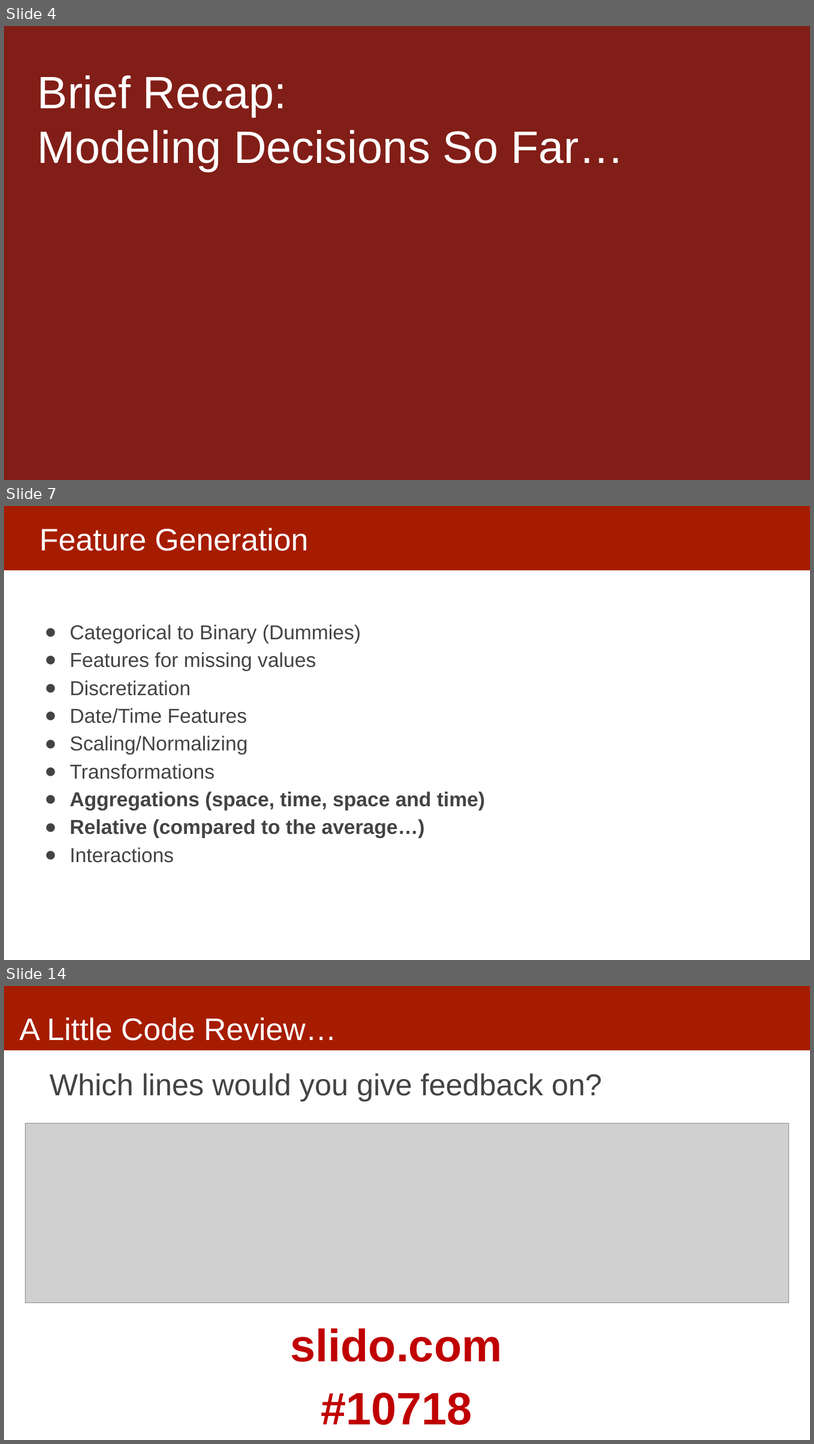
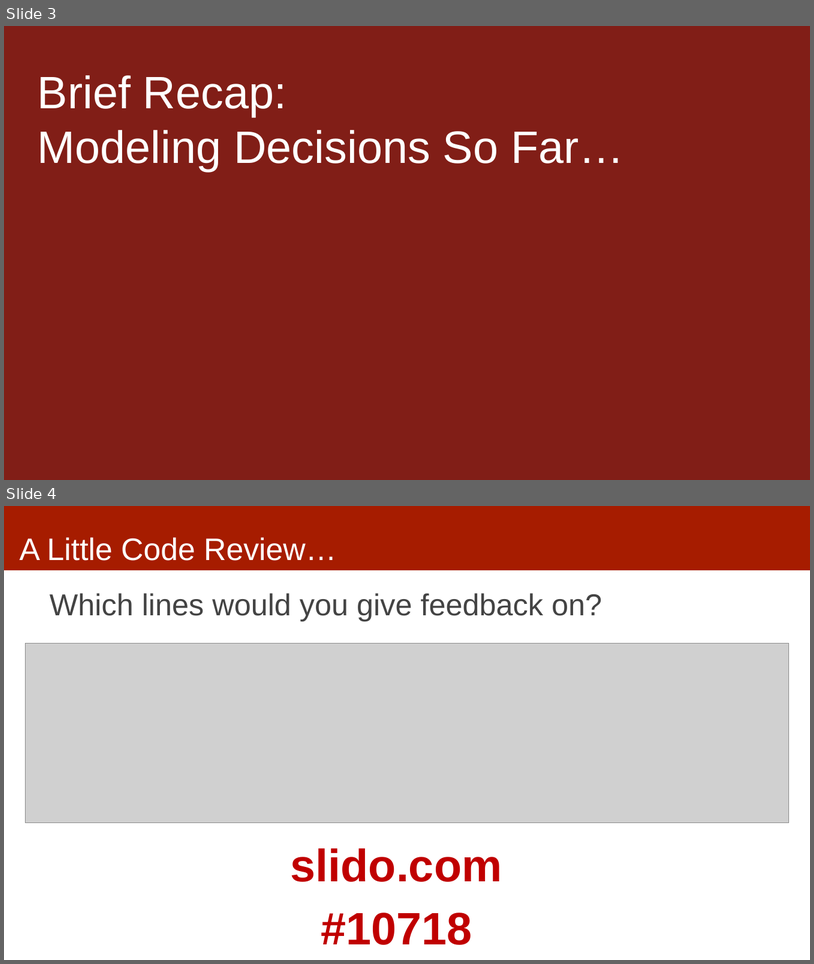
Before and after one commit to dssg/MLinPractice, a slide deck: Lectures/Lecture8-Machine-Learning-Pipelines.pptx. Shown one above the other, each under a label of ours: slides 4, 7 and 14 before the commit, slides 3 and 4 after it; the slides between them are not shown. The pictures are 814x1444 and 814x964 pixels, drawn with LibreOffice and Linux fonts; fonts in the diff are those of the drawing; grey boxes stand for pictures. Boxes give left, top, right and bottom in pixels: in the first picture for what was removed or moved away, otherwise in the second. Text is boxed around its words. In the diff, an @@ line names an element or a change of style, - is before the commit and + after.

```diff
--- a/Lectures/Lecture8-Machine-Learning-Pipelines.pptx
+++ b/Lectures/Lecture8-Machine-Learning-Pipelines.pptx
@@ slide 7 removed at bbox=[4, 506, 810, 960], background #FFFFFF; not listed: 1 template element that a slide beside it also shows @@
@@ title removed at bbox=[39, 528, 309, 551] @@
-Feature Generation
@@ text removed at bbox=[70, 624, 485, 862] @@
-● Categorical to Binary (Dummies)
-● Features for missing values
-● Discretization
-● Date/Time Features
-● Scaling/Normalizing
-● Transformations
-● Aggregations (space, time, space and time)
-● Relative (compared to the average…)
-● Interactions
@@ what was slide 4 is now slide 3 @@
@@ what was slide 14 is now slide 4 @@
```
Also in this commit, not shown: 2 slides changed, 2 slides added, 9 other slides removed, 1 other file.
